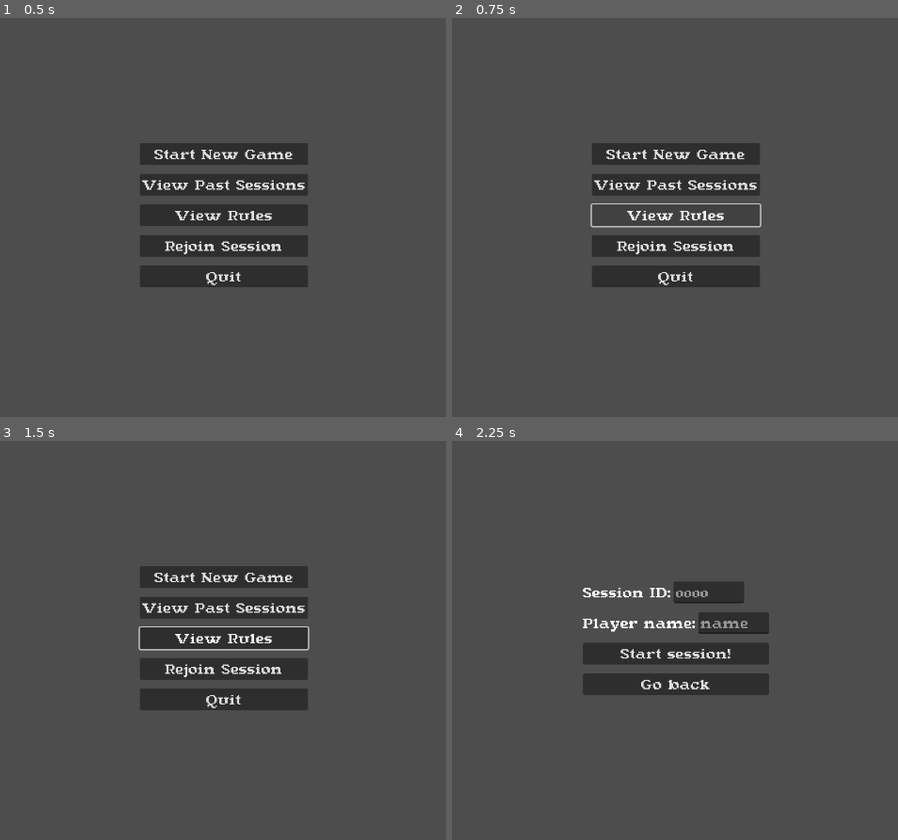
Above: before the commit, frames 1-4 (two rows, left to right).
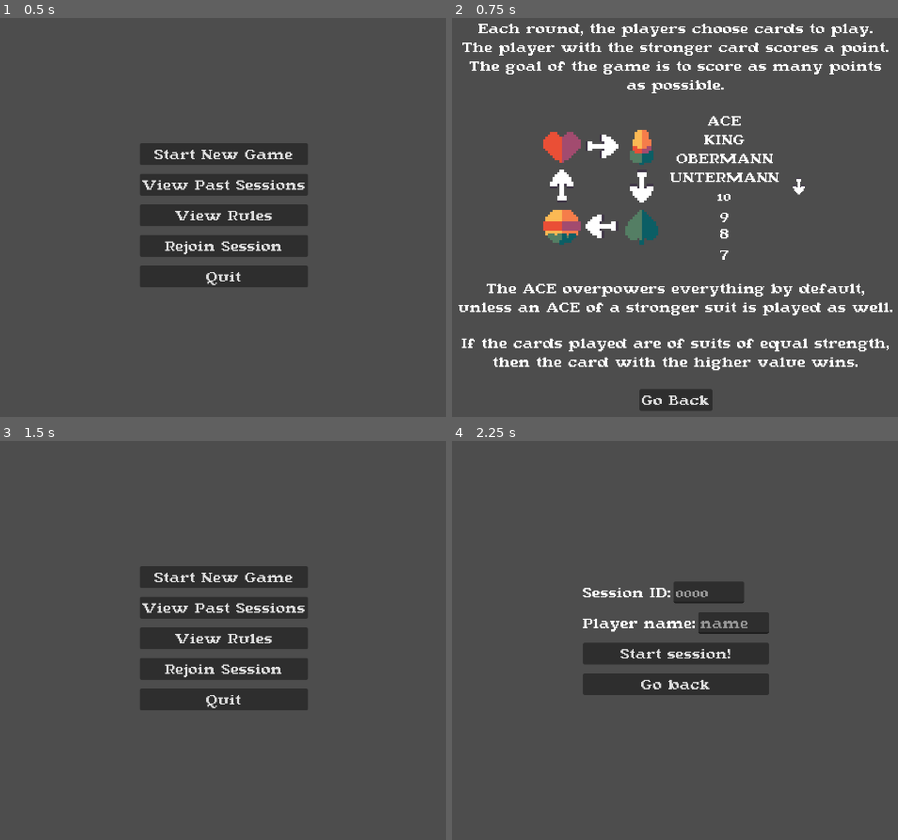
Above: after the commit, the same moments.

Repository: angrychill/TBP-projekt-karte
Game: Godot game, scene res://objects/game_handler/game_handler.tscn
Two runs of this game, one before a commit and one after it. Both use one fixed random seed, a clock stepped at 60 frames per second and the inputs below.
Inputs (mouse positions are in pixels of both pictures, inside the frame that each line leads up to):
- Up to frame 1 (0.5 s): no input
- Up to frame 2 (0.75 s): click "View Rules" at 0.5 s
- Up to frame 3 (1.5 s): click (223, 824) at 1.25 s, where only the run after the commit has a clickable "Go Back"
- Up to frame 4 (2.25 s): click "Start New Game" at 2 s

Frame 1 is identical in both runs. In frame 2, 18% of the frame differs, in the area x 1-99%, y 1-99%; in frame 3, 0.3%; in frame 4, nothing differs.

Commit message:
tiny start screen changes

Diff:
--- a/GodotInterface/objects/start_screen/start_screen.gd
+++ b/GodotInterface/objects/start_screen/start_screen.gd
@@ -20,6 +20,10 @@
 
 @export var sessions_container : Control
 
+@export var rules_button : Button
+@export var rules_container : Control
+@export var rules_back : Button
+
 
 func _ready() -> void:
 
@@ -34,7 +38,8 @@
 	new_session_container.start_new_session.connect(_on_new_session_requested)
 	go_back_button_rejoin.pressed.connect(_on_go_back_pressed)
 	rejoin_session_container.rejoin_session.connect(_on_session_rejoin_requested)
-
+	rules_button.pressed.connect(_on_rules_button_pressed)
+	rules_back.pressed.connect(_on_go_back_pressed)
 
 func _on_session_rejoin_requested(id : int):
 	get_parent().request_rejoin_session(id)
@@ -61,11 +66,18 @@
 	rejoin_session_container.show()
 	pass
 
+func _on_rules_button_pressed():
+	new_session_container.hide()
+	past_sessions_container.hide()
+	rejoin_session_container.hide()
+	main_settings_container.hide()
+	rules_container.show()
 
 func _on_go_back_pressed():
 	new_session_container.hide()
 	past_sessions_container.hide()
 	rejoin_session_container.hide()
+	rules_container.hide()
 	main_settings_container.show()
 
 func _on_session_summary_retrieved(sessions : Array):
--- a/GodotInterface/objects/start_screen/start_screen.tscn
+++ b/GodotInterface/objects/start_screen/start_screen.tscn
@@ -7,7 +7,7 @@
 [ext_resource type="Script" uid="uid://cg7sj2skah7pd" path="res://objects/start_screen/rejoin_session.gd" id="4_b8m4h"]
 [ext_resource type="PackedScene" uid="uid://b8ie21ssfidd0" path="res://objects/ui/rules_container.tscn" id="6_mra88"]
 
-[node name="StartScreen" type="Control" node_paths=PackedStr …(276 unchanged characters)… ack_button_rejoin", "sessions_container")]
+[node name="StartScreen" type="Control" node_paths=PackedStr …(276 unchanged characters)… ack_button_rejoin", "sessions_container", "rules_button", "rules_container", "rules_back")]
 layout_mode = 3
 anchors_preset = 15
 anchor_right = 1.0
@@ -28,6 +28,9 @@
 go_back_button_past = NodePath("MarginContainer/PastSessions/GoBackButton")
 go_back_button_rejoin = NodePath("MarginContainer/RejoinSession/GoBackButton")
 sessions_container = NodePath("MarginContainer/PastSessions/ScrollContainer/SessionsContainer")
+rules_button = NodePath("MarginContainer/MainSettings/RulesButton")
+rules_container = NodePath("MarginContainer/VBoxContainer")
+rules_back = NodePath("MarginContainer/VBoxContainer/RulesBack")
 
 [node name="MarginContainer" type="MarginContainer" parent="."]
 layout_mode = 1
@@ -51,7 +54,7 @@
 layout_mode = 2
 text = "View Past Sessions"
 
-[node name="Button5" type="Button" parent="MarginContainer/MainSettings"]
+[node name="RulesButton" type="Button" parent="MarginContainer/MainSettings"]
 layout_mode = 2
 text = "View Rules"
 
@@ -202,7 +205,7 @@
 horizontal_alignment = 1
 autowrap_mode = 3
 
-[node name="Button" type="Button" parent="MarginContainer/VBoxContainer"]
+[node name="RulesBack" type="Button" parent="MarginContainer/VBoxContainer"]
 layout_mode = 2
 size_flags_horizontal = 4
 text = "Go Back"
Binary file added: GodotInterface/assets/little_palette.png
Not shown, added: GodotInterface/assets/little_palette.png.import
